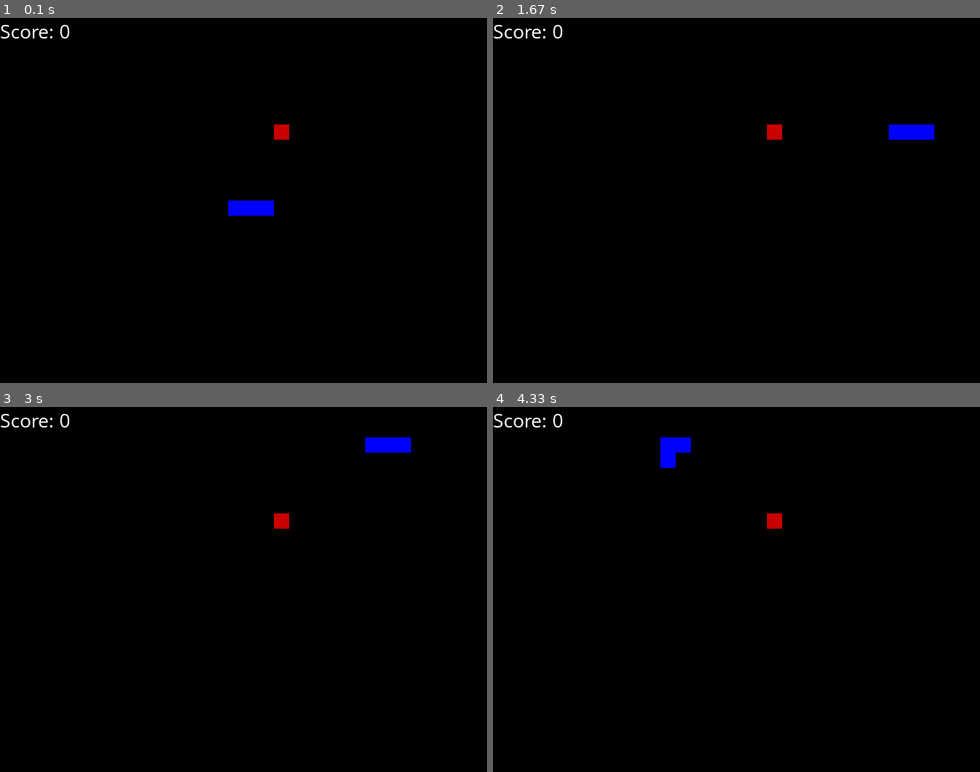
Above: before the commit, frames 1-4 (two rows, left to right).
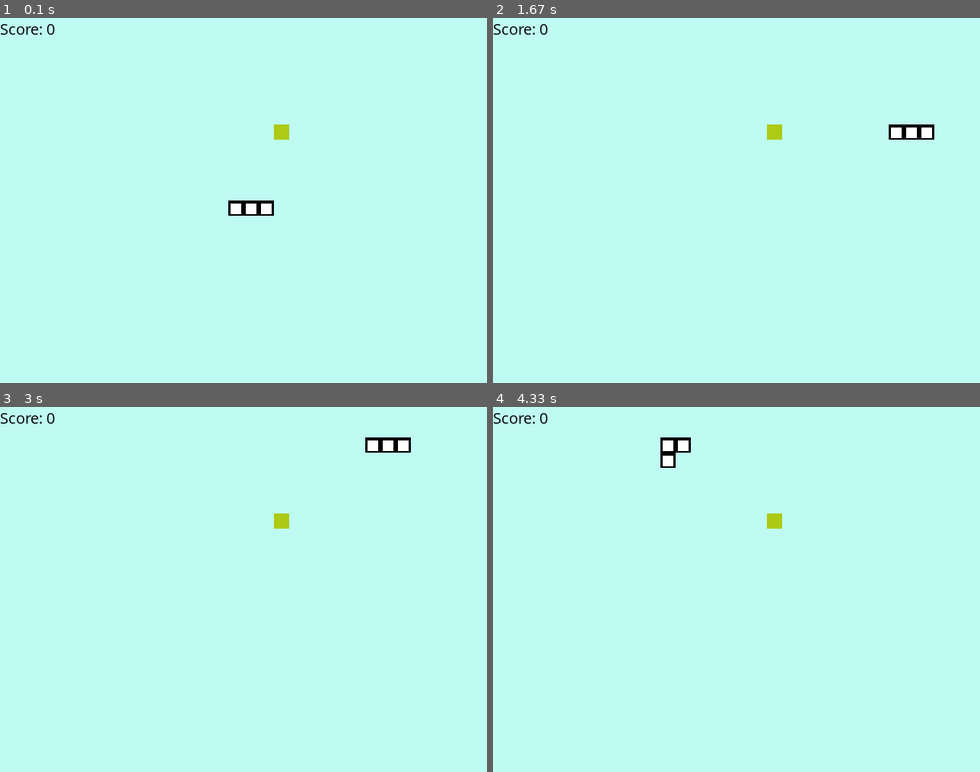
Above: after the commit, the same moments.

Repository: jrTanvirHasan27/SNAKE_PYGAME_AI
Game: pygame game, started from snake_game.py
The game is run twice, just before and just after one commit, with the same random seed, the same clock (stepped at 60 frames per second) and the same inputs.
Inputs:
- Up to frame 1 (0.1 s): no input
- Up to frame 2 (1.67 s): hold Right 0.33-0.8 s; hold Up 0.83-1.3 s; hold Right from 1.33 s (still down)
- Up to frame 3 (3 s): release Right at 1.8 s; hold Up 1.83-2.37 s; hold Left 2.4-2.7 s
- Up to frame 4 (4.33 s): hold Down from 4.23 s (still down)

The runs differ from the first frame. In frame 1, 100% of the frame differs, in the area x 0-100%, y 0-100%; in frame 2, 100%; in frame 3, 100%; in frame 4, 100%.

Commit message:
Slight Modification
Some modification has been made in the UI and in the code.

Diff:
--- a/snake_game.py
+++ b/snake_game.py
@@ -4,7 +4,7 @@
 from enum import Enum
 
 pygame.init()
-font = pygame.font.Font('OpenSans-Regular.ttf', 25)
+font = pygame.font.Font('OpenSans-Regular.ttf', 20)
 
 
 class Direction(Enum):
@@ -20,11 +20,10 @@
 
 # rgb colors
 
+BLACK = (0, 0, 0)
+GREEN = (173, 202, 21)
 WHITE = (255, 255, 255)
-RED = (200, 0, 0)
-BLUE1 = (0, 0, 255)
-BLUE2 = (0, 100, 255)
-BLACK = (0, 0, 0)
+CYAN = (191, 250, 243)
 
 
 class SnakeGame:
@@ -50,13 +49,13 @@
         self._place_food()
 
     def _place_food(self):
-        x = random.randint(0, (self.w-BLOCK_SIZE) // BLOCK_SIZE) * BLOCK_SIZE
+        x = random.randint(0, (self.w - BLOCK_SIZE) // BLOCK_SIZE) * BLOCK_SIZE
         y = random.randint(0, (self.h - BLOCK_SIZE) // BLOCK_SIZE) * BLOCK_SIZE
         self.food = point(x, y)
         if self.food in self.snake:
             self._place_food()
 
-    def play_step(self):
+    def step_play(self):
         # Collect User Input
         for event in pygame.event.get():
             if event.type == pygame.QUIT:
@@ -77,7 +76,7 @@
 
         # Check if game over
         game_Over = False
-        if self._is_collied():
+        if self._is_collide():
             game_Over = True
 
         # place food or move
@@ -94,7 +93,7 @@
         # return game over and score
         return game_Over, self.score
 
-    def _is_collied(self):
+    def _is_collide(self):
         # hits boundary
         if self.head.x > self.w - BLOCK_SIZE or self.head.x < 0 or self.head.y > self.h - BLOCK_SIZE or self.head.y < 0:
             return True
@@ -105,15 +104,15 @@
         return False
 
     def _update_ui(self):
-        self.display.fill(BLACK)
+        self.display.fill(CYAN)
 
         for pt in self.snake:
-            pygame.draw.rect(self.display, BLUE1, pygame.Rect(pt.x, pt.y, BLOCK_SIZE, BLOCK_SIZE))
-            pygame.draw.rect(self.display, BLUE1, pygame.Rect(pt.x+4, pt.y+4, 12, 12))
+            pygame.draw.rect(self.display, BLACK, pygame.Rect(pt.x, pt.y, BLOCK_SIZE, BLOCK_SIZE))
+            pygame.draw.rect(self.display, WHITE, pygame.Rect(pt.x + 3, pt.y + 4, 14, 14))
 
-        pygame.draw.rect(self.display, RED, pygame.Rect(self.food.x, self.food.y, BLOCK_SIZE, BLOCK_SIZE))
+        pygame.draw.rect(self.display, GREEN, pygame.Rect(self.food.x, self.food.y, BLOCK_SIZE, BLOCK_SIZE))
 
-        text = font.render("Score: "+str(self.score), True, WHITE)
+        text = font.render("Score: " + str(self.score), True, BLACK)
         self.display.blit(text, [0, 0])
         pygame.display.flip()
 
@@ -137,12 +136,12 @@
 
     # game Loop
     while True:
-        game_Over, score = game.play_step()
+        game_Over, score = game.step_play()
 
         # break if game over
         if game_Over:
             break
 
-    print('Final Score:', score)
+    print('Your Score:', score)
 
     pygame.quit()
